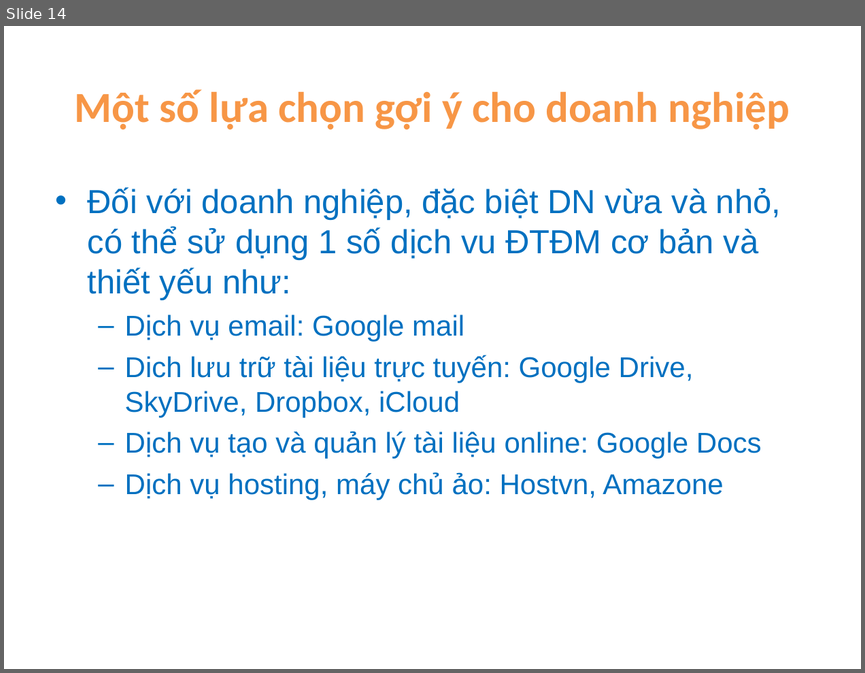
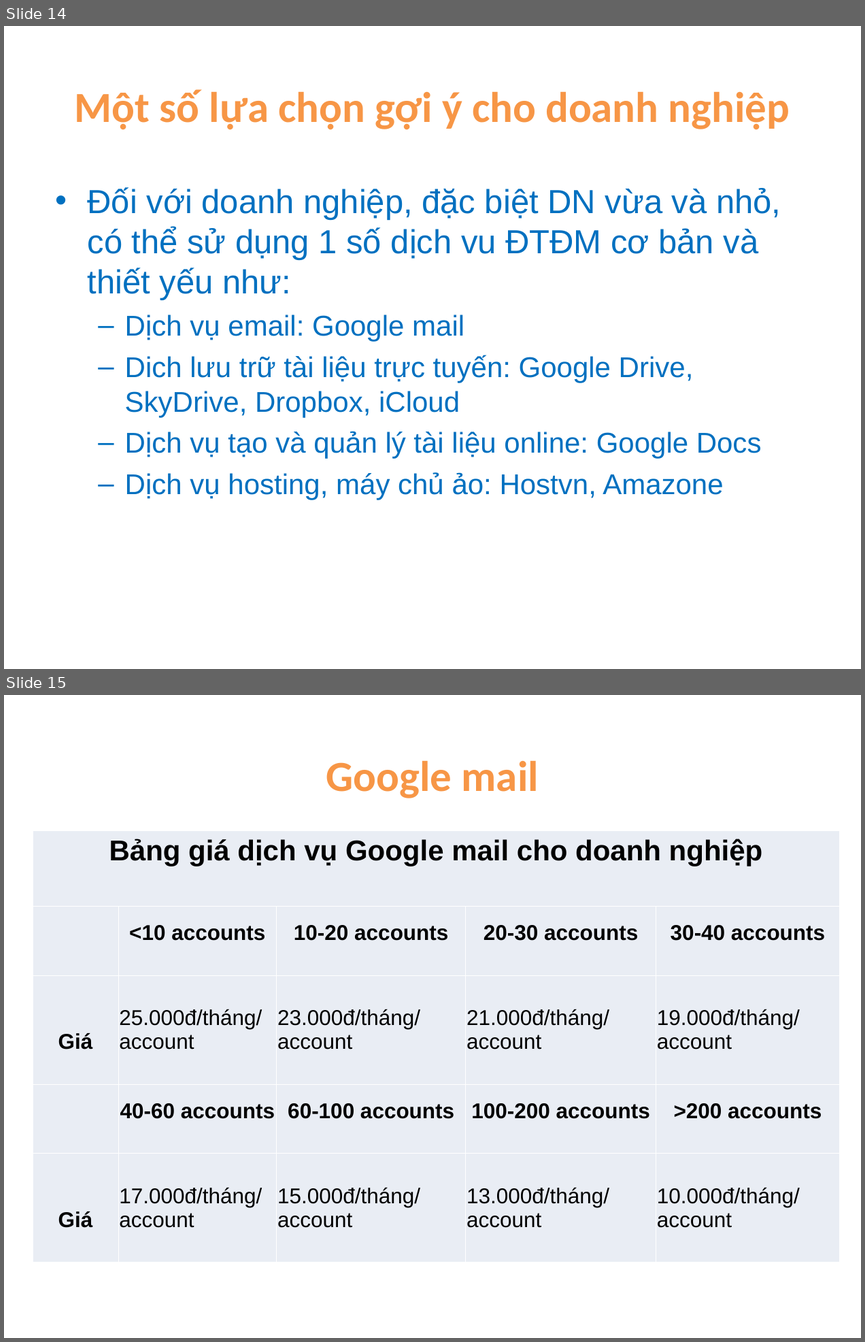
Before and after one commit to ndlongit/longnd-data, a slide deck: Temp/Bai tap ky nang - NDL.ppt. Shown one above the other, each under a label of ours: slide 14 before the commit, slides 14 and 15 after it. The pictures are 865x673 and 865x1342 pixels, drawn with LibreOffice and Linux fonts; fonts in the diff are those of the drawing. Boxes give left, top, right and bottom in pixels: in the first picture for what was removed or moved away, otherwise in the second. Text is boxed around its words. In the diff, an @@ line names an element or a change of style, - is before the commit and + after.

```diff
--- a/Temp/Bai tap ky nang - NDL.ppt
+++ b/Temp/Bai tap ky nang - NDL.ppt
@@ slide 15 added at bbox=[4, 695, 861, 1338], background #FFFFFF @@
@@ title added at bbox=[326, 761, 538, 798], 36 pt, text #F79646, bold @@
+Google mail
@@ table added at bbox=[33, 830, 840, 1259], 5 rows, 5 columns @@
+Bảng giá dịch vụ Google mail cho doanh nghiệp |  |  |  | 
+ | <10 accounts | 10-20 accounts | 20-30 accounts | 30-40 accounts
+Giá | 25.000đ/tháng/ / account | 23.000đ/tháng/ / account | 21.000đ/tháng/ / account | 19.000đ/tháng/ / account
+ | 40-60 accounts | 60-100 accounts | 100-200 accounts | >200 accounts
+Giá | 17.000đ/tháng/ / account | 15.000đ/tháng/ / account | 13.000đ/tháng/ / account | 10.000đ/tháng/ / account
```
Also in this commit, not shown: 1 slide removed.
